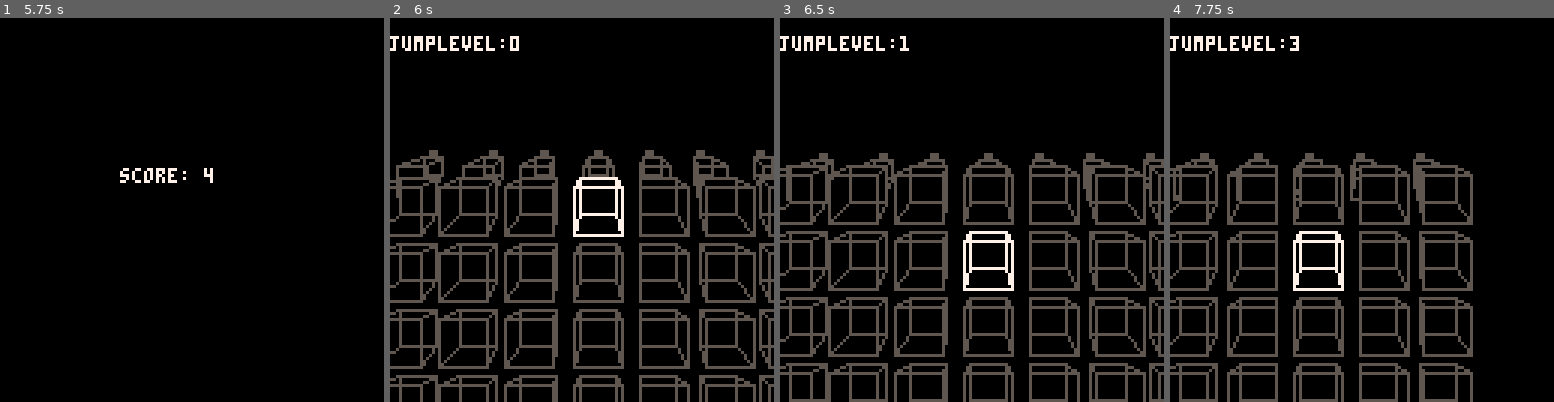
Above: before the commit, frames 1-4 (left to right).
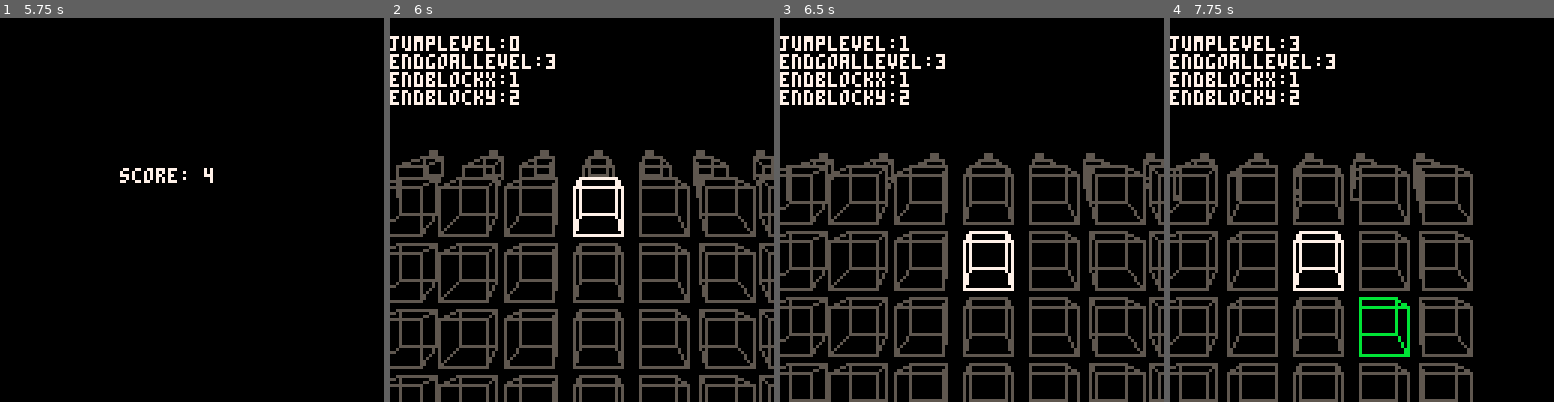
Above: after the commit, the same moments.

Repository: abemassry/dimensional-jump
Game: PICO-8 cartridge dimensional-jump.p8
Two runs of this game, one before a commit and one after it. Both use one fixed random seed, a clock stepped at 60 frames per second and the inputs below.
Inputs:
- Up to frame 1 (5.75 s): tap X (X key) at 0.33, 1.07, 1.85, 2.97, 4.08, 5.2 s; tap O (Z key) at 0.7, 1.7, 2.1, 2.5, 2.9, 3.3, 3.7, 4.1, 4.5, 4.9, 5.3, 5.7 s; hold Right 1.6-2.1 s; hold Up 2.15-2.42 s; hold Right 2.47-3.03 s; hold Left 3.08-3.58 s; hold Down 3.63-3.97 s; hold Right 4.02-4.68 s; hold Up 4.73-5.03 s; hold Left 5.08-5.68 s; hold Down from 5.73 s (still down)
- Up to frame 2 (6 s): keep holding Down
- Up to frame 3 (6.5 s): release Down at 6.03 s; hold Right from 6.08 s (still down); tap O (Z key) at 6.1 s; tap X (X key) at 6.32 s
- Up to frame 4 (7.75 s): tap O (Z key) every 0.4 s from 6.5 to 7.7 s; release Right at 6.58 s; hold Right 6.63-7.13 s; hold Up 7.18-7.45 s; tap X (X key) at 7.43 s; hold Right from 7.5 s (still down)

Frame 1 is identical in both runs. In frame 2, 2.0% of the frame differs, in the area x 0-43%, y 9-23%; in frame 3, 2.0%; in frame 4, 2.6%, in the area x 0-63%, y 9-89%.

Commit message:
make progress with end block

Diff:
--- a/dimensional-jump.p8
+++ b/dimensional-jump.p8
@@ -531,6 +531,9 @@
 		jumplevel = 0,
 		jumptimer = 0,
 		jumptimerset = false,
+		endgoallevel = 3, -- change to 24?
+		endblockx = flr(rnd(6)),
+		endblocky = flr(rnd(3)),
 
 		update=function(self)
 			-- current = 0
@@ -640,6 +643,9 @@
 		draw=function(self)
 			cls()
 			print('jumplevel:'..self.jumplevel, 0, 6, 7)
+			print('endgoallevel:'..self.endgoallevel, 0, 12, 7)
+			print('endblockx:'..self.endblockx, 0, 18, 7)
+			print('endblocky:'..self.endblocky, 0, 24, 7)
 			for i=0,0 do
 				if (self.jumpanim == 0) then
 					ydiff = -17 + (i * 20) - (self.lvl*4)
@@ -686,24 +692,31 @@
 				if (self.lvl >= 3) ydiff = ydiff + 6 + (self.jumpanim * .2)
 				c = 5
 				if (self.prevcurrent == 3 and self.jumppress == true and i == self.lvl) c = 7
+				if (self.endgoallevel == (self.jumplevel+1) and i == 0 and self.endblocky == i and self.endblockx == 0) c = 11
 				setup_block(ja5+self.xcpos+64+55,64+ydiff,zdiff,depth,12+self.xnudge,self.u,c,self.blocksize)
 				c = 5
 				if (self.prevcurrent == 2 and self.jumppress == true and i == self.lvl) c = 7
+				if (self.endgoallevel == (self.jumplevel+1) and i == 0 and self.endblocky == i and self.endblockx == 1) c = 11
 				setup_block(ja5+self.xcpos+64+35,64+ydiff,zdiff,depth,10+self.xnudge,self.u,c,self.blocksize)
 				c = 5
 				if (self.prevcurrent == 1 and self.jumppress == true and i == self.lvl) c = 7
+				if (self.endgoallevel == (self.jumplevel+1) and i == 0 and self.endblocky == i and self.endblockx == 2) c = 11
 				setup_block(ja2+self.xcpos+64+18,64+ydiff,zdiff,depth,8+self.xnudge,self.u,c,self.blocksize)
 				c = 5
 				if (self.prevcurrent == 0 and self.jumppress == true and i == self.lvl) c = 7
+				if (self.endgoallevel == (self.jumplevel+1) and i == 0 and self.endblocky == i and self.endblockx == 3) c = 11
 				setup_block(self.xcpos+64,64+ydiff,zdiff,depth,7+self.xnudge,self.u,c,self.blocksize)
 				c = 5
 				if (self.prevcurrent == -1 and self.jumppress == true and i == self.lvl) c = 7
+				if (self.endgoallevel == (self.jumplevel+1) and i == 0 and self.endblocky == i and self.endblockx == 4) c = 11
 				setup_block(ja2n+self.xcpos+64-18,64+ydiff,zdiff,depth,4+self.xnudge,self.u,c,self.blocksize)
 				c = 5
 				if (self.prevcurrent == -2 and self.jumppress == true and i == self.lvl) c = 7
+				if (self.endgoallevel == (self.jumplevel+1) and i == 0 and self.endblocky == i and self.endblockx == 5) c = 11
 				setup_block(ja5n+self.xcpos+64-35,64+ydiff,zdiff,depth,2+self.xnudge,self.u,c,self.blocksize)
 				c = 5
 				if (self.prevcurrent == -3 and self.jumppress == true and i == self.lvl) c = 7
+				if (self.endgoallevel == (self.jumplevel+1) and i == 0 and self.endblocky == i and self.endblockx == 6) c = 11
 				setup_block(ja5n+self.xcpos+64-55,64+ydiff,zdiff,depth,0+self.xnudge,self.u,c,self.blocksize)
 			end
 			for j=0,3 do
@@ -723,24 +736,31 @@
 				c = 5
 				if (j == self.lvl) u = -(j-0.5)
 				if (self.current == 3 and j == self.lvl) c = 7
+				if (self.jumppress == false and self.endgoallevel == self.jumplevel and self.endblocky == j and self.endblockx == 0) c = 11
 				setup_block(self.xcpos+64+60,64+ydiff,i,depth,12+self.xnudge,self.u,c,self.blocksize)
 				c = 5
 				if (self.current == 2 and j == self.lvl) c = 7
+				if (self.jumppress == false and self.endgoallevel == self.jumplevel and self.endblocky == j and self.endblockx == 1) c = 11
 				setup_block(self.xcpos+64+40,64+ydiff,i,depth,11+self.xnudge,self.u,c,self.blocksize)
 				c = 5
 				if (self.current == 1 and j == self.lvl) c = 7
+				if (self.jumppress == false and self.endgoallevel == self.jumplevel and self.endblocky == j and self.endblockx == 2) c = 11
 				setup_block(self.xcpos+64+20,64+ydiff,i,depth,9+self.xnudge,self.u,c,self.blocksize)
 				c = 5
 				if (self.current == 0 and j == self.lvl) c = 7
+				if (self.jumppress == false and self.endgoallevel == self.jumplevel and self.endblocky == j and self.endblockx == 3) c = 11
 				setup_block(self.xcpos+64,64+ydiff,i,depth,7+self.xnudge,self.u,c,self.blocksize)
 				c = 5
 				if (self.current == -1 and j == self.lvl) c = 7
+				if (self.jumppress == false and self.endgoallevel == self.jumplevel and self.endblocky == j and self.endblockx == 4) c = 11
 				setup_block(self.xcpos+64-20,64+ydiff,i,depth,4+self.xnudge,self.u,c,self.blocksize)
 				c = 5
 				if (self.current == -2 and j == self.lvl) c = 7
+				if (self.jumppress == false and self.endgoallevel == self.jumplevel and self.endblocky == j and self.endblockx == 5) c = 11
 				setup_block(self.xcpos+64-40,64+ydiff,i,depth,2+self.xnudge,self.u,c,self.blocksize)
 				c = 5
 				if (self.current == -3 and j == self.lvl) c = 7
+				if (self.jumppress == false and self.endgoallevel == self.jumplevel and self.endblocky == j and self.endblockx == 6) c = 11
 				setup_block(self.xcpos+64-60,64+ydiff,i,depth,0+self.xnudge,self.u,c,self.blocksize)
 			end
 			if (self.jumppress == true) self.startanim += 1
